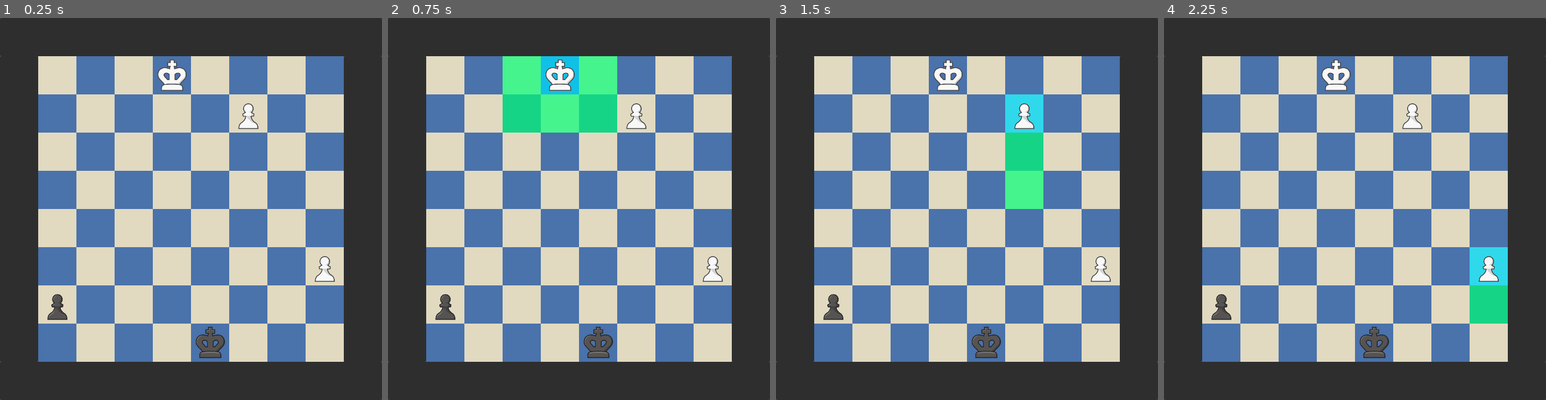
Above: before the commit, frames 1-4 (left to right).
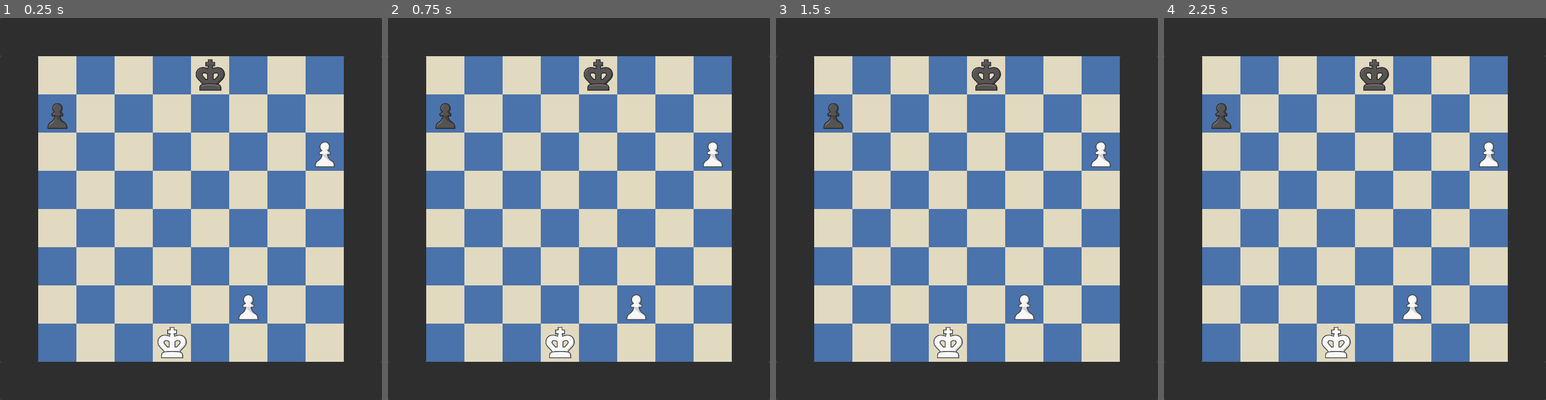
Above: after the commit, the same moments.

Repository: Orphaeus/godot-chess
Game: Godot game, scene res://scenes/main.tscn
Two runs of this game, one before a commit and one after it. Both use one fixed random seed, a clock stepped at 60 frames per second and the inputs below.
Inputs (mouse positions are in pixels of both pictures, inside the frame that each line leads up to):
- Up to frame 1 (0.25 s): no input
- Up to frame 2 (0.75 s): tap Enter at 0.5 s; move the mouse to (559, 75) at 0.52 s; click (559, 75) at 0.67 s
- Up to frame 3 (1.5 s): tap Space at 1.25 s; move the mouse to (1024, 113) at 1.27 s; click (1024, 113) at 1.42 s
- Up to frame 4 (2.25 s): tap Enter at 2 s; move the mouse to (1488, 266) at 2.02 s; click (1488, 266) at 2.17 s

The runs differ from the first frame. In frame 1, 2.9% of the frame differs, in the area x 12-88%, y 10-90%; in frame 2, 8.1%; in frame 3, 5.7%; in frame 4, 4.7%.

Commit message:
Fix piece and highlight orientation to work with a1 == 0

Diff:
--- /dev/null
+++ b/classes/board_helper.gd
@@ -0,0 +1,16 @@
+class_name BoardHelper
+extends Node
+
+
+
+## Calculate square index given coords
+static func get_square_from_coords(pos:Vector2) -> int:
+	return ((pos.x - 32) / 64) + (448 - (pos.y - 32)) / 8
+
+
+## Calculate coords given square index
+static func get_coords_from_square(square: int) -> Vector2:
+	return Vector2(
+		(square % 8) * 64 + 32,
+		448 - (square / 8) * 64 + 32
+	)
--- a/engine/mockfish.gd
+++ b/engine/mockfish.gd
@@ -8,11 +8,11 @@
 func _ready() -> void:
 	moves = $Movegen.generate_moves()
 	var move : Move = moves[0]
-	print("\n",[move.start_square, move.end_square, move.result])
+	#print("\n",[move.start_square, move.end_square, move.result])
 	var test_board = Position.board
 	test_board[move.end_square] = test_board[move.start_square]
 	test_board[move.start_square] = 0
-	Position.pretty_print_board(test_board)
+	#Position.pretty_print_board(test_board)
 
 
 func get_legal_moves_for_square(square) -> Array[Move]:
--- a/gui/guipieces.gd
+++ b/gui/guipieces.gd
@@ -15,7 +15,7 @@
 	for square in Position.board:
 		if square != Piece.NONE:
 			var new_gui_piece : GUI_Piece = _GUI_Piece.instantiate()
-			var square_coords := Vector2(32 + (i % 8) * 64, 32 + (i / 8) * 64)
+			var square_coords := BoardHelper.get_coords_from_square(i)
 			new_gui_piece.set_position(square_coords)
 			new_gui_piece.set_animation(str(square))
 			new_gui_piece.piece = square
@@ -36,13 +36,8 @@
 
 
 func _on_piece_picked(piece:GUI_Piece) -> void:
-	emit_signal("piece_picked", _get_square_from_coords(piece.start_coords))
+	emit_signal("piece_picked", BoardHelper.get_square_from_coords(piece.start_coords))
 
 
 func _on_piece_unpicked(piece:GUI_Piece) -> void:
-	emit_signal("piece_unpicked", _get_square_from_coords(piece.start_coords))
-
-
-## Calculate square index given coords
-func _get_square_from_coords(pos:Vector2) -> int:
-	return (pos.y - 32) / 64 * 8 + (pos.x - 32) / 64
+	emit_signal("piece_unpicked", BoardHelper.get_square_from_coords(piece.start_coords))
--- a/gui/highlighter.gd
+++ b/gui/highlighter.gd
@@ -9,7 +9,7 @@
 	if len(highlights) > 0:
 		# Draw highlights
 		for square in highlights:
-			var coords := Vector2((square[0] % 8) * 64, (square[0] / 8) * 64)
+			var coords := BoardHelper.get_coords_from_square(square[0]) - Vector2(32, 32)
 			var rect := Rect2(coords.x, coords.y, 64, 64)
 			draw_rect(rect, square[1], true)
 
--- a/position.gd
+++ b/position.gd
@@ -21,7 +21,7 @@
 func _ready() -> void:
 	# Read from FEN
 	board = _fen_to_int(TEST_FEN)
-	pretty_print_board(board)
+	#pretty_print_board(board)
 
 
 func _fen_to_int(fen_str: String) -> Array:
